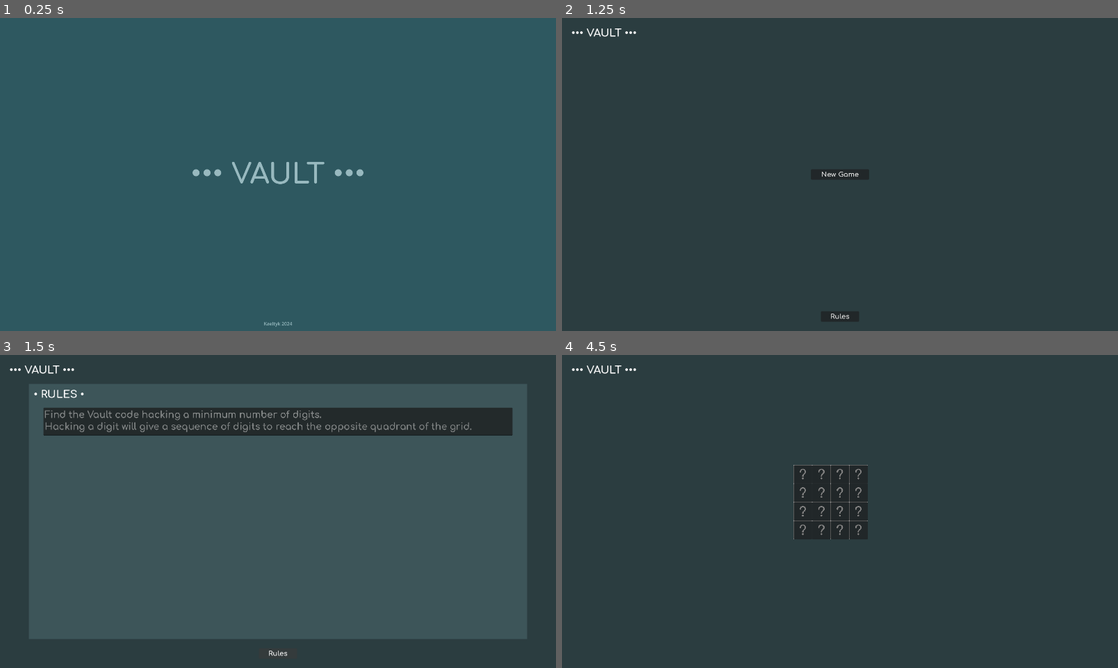
Above: before the commit, frames 1-4 (two rows, left to right).
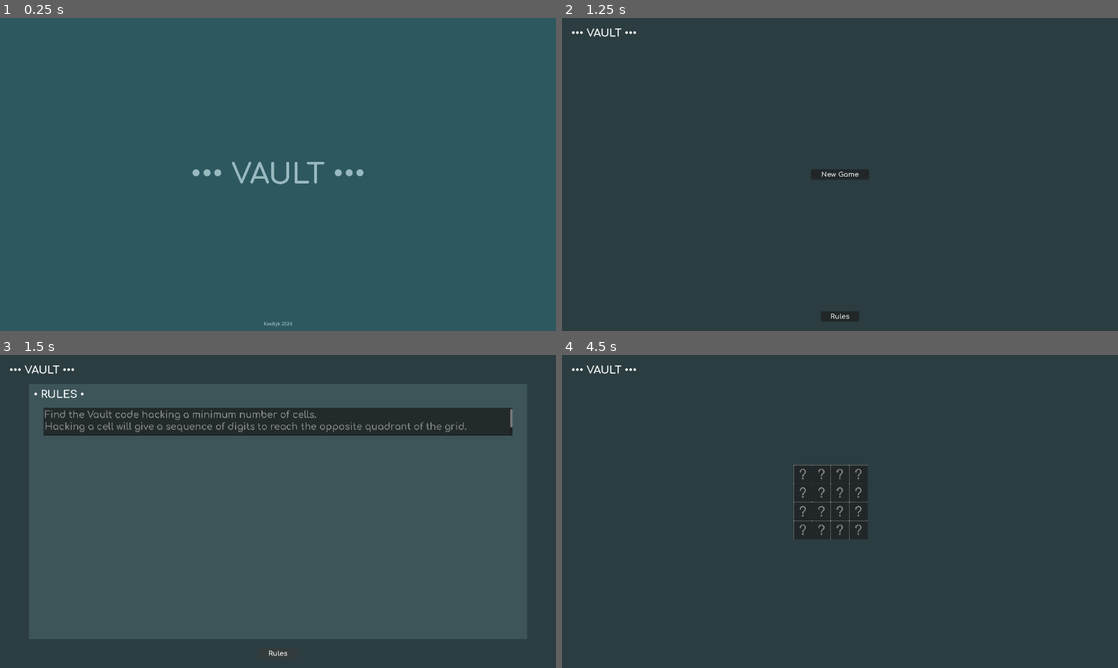
Above: after the commit, the same moments.

Repository: Kaeltyk/vault-noart
Game: Godot game, scene res://Main.tscn
Same seed, same stepped clock (60 frames per second), same inputs: the game is played once before the commit and once after it.
Inputs (mouse positions are in pixels of both pictures, inside the frame that each line leads up to):
- Up to frame 1 (0.25 s): no input
- Up to frame 2 (1.25 s): move the mouse to (962, 158) at 0.52 s; hold Keypad 8 (ui_eight) from 0.53 s (still down); click (962, 158) at 0.67 s; tap Keypad 5 (ui_five) at 0.8 s
- Up to frame 3 (1.5 s): release Keypad 8 (ui_eight) at 1.25 s; click "Rules" at 1.25 s
- Up to frame 4 (4.5 s): click "New Game" at 2 s; click "New Game" at 2.75 s; click "Rules" at 3.5 s; click "New Game" at 4.25 s

Frames 1-2 are identical in both runs. In frame 3, 0.8% of the frame differs, in the area x 18-93%, y 17-25%; in frame 4, nothing differs.

Commit message:
Clean setup (no more ignored warnings) + start on cell hack code generation

Diff:
--- a/Game.gd
+++ b/Game.gd
@@ -7,8 +7,22 @@
 @export var boardXSize:int = 4
 @export var boardYSize:int = 4
 
+class CellData:
+	var cellRef:Cell
+	var cellId:int
+	var value:int
+	var codeStr:String
+	var codeSequence:Array[int] = []
+	func _init(_cellRef:Cell, _cellId:int, _value:int) -> void:
+		self.cellRef = _cellRef
+		self.cellId = _cellId
+		self.value = _value
+		self.codeStr = ""
+
 var currentHoveredCell:Cell
-var allCells = []
+var allCellDatas:Array[CellData] = []
+#var codeValues:Array[int] = []
+#var hackedCodes:Array[String] = []
 
 # Called when the node enters the scene tree for the first time.
 #func _ready():
@@ -22,23 +36,30 @@
 func start_new_game() -> void:
 	print("Starting new game!")
 	#instantiate a grid to test
-	var xtopOffset = 1920/2.0 - 64.0 * (boardXSize/2.0 + 0.5)
-	var ytopOffset = 1080/2.0 - 64.0 * (boardYSize/2.0 + 0.5)
-	for x in range(boardXSize):
-		for y in range(boardYSize):
+	var xtopOffset:float = 1920/2.0 - 64.0 * (boardXSize/2.0 + 0.5)
+	var ytopOffset:float = 1080/2.0 - 64.0 * (boardYSize/2.0 + 0.5)
+	for x:int in range(boardXSize):
+		for y:int in range(boardYSize):
 			var newCell:Cell = m_cellScene.instantiate()
 			newCell.game = self
-			newCell.global_position = Vector2(xtopOffset + x*64,ytopOffset + y*64)
-			allCells.append(newCell)
+			newCell.global_position = Vector2(xtopOffset + x*64.0,ytopOffset + y*64.0)
+
+			var code:int = randi_range(0, 9)
+			var newCellData:CellData = CellData.new(newCell, x*boardYSize+y, code)
+
+			allCellDatas.append(newCellData)
+			print("code value for cell %s is %s" % [(x*boardYSize+y), code])
+
 			m_boardControl.add_child(newCell)
+	#var _result:int = hackedCodes.resize(allCells.size())
 
 
-func on_cell_enter(enteredCell: Cell):
+func on_cell_enter(enteredCell: Cell) -> void:
 	currentHoveredCell = enteredCell
 	#print("on_cell_enter current cell: %s" % currentHoveredCell.name)
 
 
-func on_cell_exit(exitedCell: Cell):
+func on_cell_exit(exitedCell: Cell) -> void:
 	if (exitedCell == currentHoveredCell):
 		currentHoveredCell = null
 	#if (currentHoveredCell != null):
@@ -47,7 +68,7 @@
 		#print("on_cell_exit current cell: NULL")
 
 
-func _input(event):
+func _input(event:InputEvent) -> void:
 	#print(event.as_text())
 	if (event.is_action_pressed("ui_zero")):
 		update_guess_if_possible(0)
@@ -73,9 +94,33 @@
 		reset_guess_if_possible()
 
 func update_guess_if_possible(value:int) -> void:
-		if (currentHoveredCell != null):
-			currentHoveredCell.set_guess(value)
+	if (currentHoveredCell != null):
+		currentHoveredCell.set_guess(value)
 
 func reset_guess_if_possible() -> void:
-		if (currentHoveredCell != null):
-			currentHoveredCell.resset_guess()
+	if (currentHoveredCell != null):
+		currentHoveredCell.reset_guess()
+
+func get_cell_id(cell:Cell) -> int:
+	for cellData:CellData in allCellDatas:
+		if cellData.cellRef == cell:
+			return cellData.cellId
+	assert(false, "get_cell_id fail!")
+	return -1
+
+func on_cell_hacked(hackedCell:Cell) -> void:
+	var cellId:int = get_cell_id(hackedCell)
+	var isAlreadyHacked:bool = (allCellDatas[cellId].codeStr != null && allCellDatas[cellId].codeStr != "")
+	if isAlreadyHacked:
+		print("cell %d already hacked" % cellId)
+		return
+	generate_code_for_cell(cellId)
+	hackedCell.set_hacked(allCellDatas[cellId].value)
+
+func on_cell_clicked(hackedCell:Cell) -> void:
+	pass
+
+func generate_code_for_cell(cellId:int) -> void:
+	# first get cell quadrant so we can get target quadrant
+	# then walk random path toward target & store digits for the code
+	pass
--- a/Main.tscn
+++ b/Main.tscn
@@ -254,8 +254,9 @@
 grow_horizontal = 2
 theme_override_fonts/font = ExtResource("1_ivdue")
 theme_override_font_sizes/font_size = 32
-text = "Find the Vault code hacking a minimum number of digits.
-Hacking a digit will give a sequence of digits to reach the opposite quadrant of the grid."
+text = "Find the Vault code hacking a minimum number of cells.
+Hacking a cell will give a sequence of digits to reach the opposite quadrant of the grid.
+"
 editable = false
 context_menu_enabled = false
 shortcut_keys_enabled = false
--- a/Scripts/Cell.gd
+++ b/Scripts/Cell.gd
@@ -9,7 +9,7 @@
 var game:VaultGame
 
 # Called when the node enters the scene tree for the first time.
-func _ready():
+func _ready() -> void:
 	assert(m_unsetLabel != null, "Cell missing its unset label")
 	assert(m_setLabel != null, "Cell missing its set label")
 	assert(m_guessLabel != null, "Cell missing its guess label")
@@ -18,9 +18,9 @@
 	Helpers.disable_and_hide_node(m_setLabel)
 	Helpers.disable_and_hide_node(m_guessLabel)
 	#self.connect("mouse_entered", self, "_on_mouse_entered") /!\ Godot3
-	m_button.mouse_entered.connect(_on_mouse_entered)
-	m_button.mouse_exited.connect(_on_mouse_exited)
-	m_button.gui_input.connect(_on_gui_input)
+	var _result:int = m_button.mouse_entered.connect(_on_mouse_entered)
+	_result = m_button.mouse_exited.connect(_on_mouse_exited)
+	_result = m_button.gui_input.connect(_on_gui_input)
 
 #func _gui_input(event):
 	#if event is InputEventMouseButton:
@@ -31,28 +31,39 @@
 #func _process(delta):
 #	pass
 
-func _on_gui_input(event):
+func _on_gui_input(event:InputEvent) -> void:
 	if event is InputEventMouseButton:
-		print(name+":"+event.as_text())
+		var eventMouseButton:InputEventMouseButton = event as InputEventMouseButton
+		if eventMouseButton.button_index == MOUSE_BUTTON_RIGHT and eventMouseButton.pressed:
+			game.on_cell_hacked(self)
+		if eventMouseButton.button_index == MOUSE_BUTTON_LEFT and eventMouseButton.pressed:
+			game.on_cell_clicked(self)
+			#print(name+":"+event.as_text())
 	pass
 
-func _on_mouse_entered():
+func _on_mouse_entered() -> void:
 	game.on_cell_enter(self)
 	#print("entered "+name)
 	pass
 
-func _on_mouse_exited():
+func _on_mouse_exited() -> void:
 	game.on_cell_exit(self)
 	#print("exit "+name)
 	pass
 
-func set_guess(value: int) -> void:
+func set_guess(value:int) -> void:
 	m_guessLabel.text = "%s" % value
 	Helpers.enable_and_show_node(m_guessLabel)
 	Helpers.disable_and_hide_node(m_unsetLabel)
 	Helpers.disable_and_hide_node(m_setLabel)
 
-func resset_guess() -> void:
+func reset_guess() -> void:
 	Helpers.enable_and_show_node(m_unsetLabel)
 	Helpers.disable_and_hide_node(m_setLabel)
 	Helpers.disable_and_hide_node(m_guessLabel)
+
+func set_hacked(value:int) -> void:
+	m_setLabel.text =  "%s" % value
+	Helpers.disable_and_hide_node(m_guessLabel)
+	Helpers.disable_and_hide_node(m_unsetLabel)
+	Helpers.enable_and_show_node(m_setLabel)
--- a/Scripts/Initializer.gd
+++ b/Scripts/Initializer.gd
@@ -10,7 +10,7 @@
 @onready var m_gameCanvas:CanvasLayer = $CanvasLayer_Game
 
 # Called when the node enters the scene tree for the first time.
-func _ready():
+func _ready() -> void:
 	Helpers.enable_and_show_node(m_overlayCanvas)
 	Helpers.enable_and_show_node(m_titleCanvas)
 	Helpers.disable_and_hide_node(m_backgroundCanvas)
--- a/Scripts/Menu.gd
+++ b/Scripts/Menu.gd
@@ -8,26 +8,26 @@
 var areRulesDisplayed:bool = false
 
 # Called when the node enters the scene tree for the first time.
-func _ready():
+func _ready() -> void:
 	assert(m_rulesButton != null, "Menu missing m_rulesButton")
 	assert(m_newGameButton != null, "Menu missing m_newGameButton")
 	assert(m_initializer != null, "Menu missing m_initializer")
 	assert(m_vaultGame != null, "Menu missing m_vaultGame")
-	m_rulesButton.pressed.connect(_on_rulesButton_pressed)
-	m_newGameButton.pressed.connect(_on_newGameButton_pressed)
+	var _result:int = m_rulesButton.pressed.connect(_on_rulesButton_pressed)
+	_result = m_newGameButton.pressed.connect(_on_newGameButton_pressed)
 
 
 # Called every frame. 'delta' is the elapsed time since the previous frame.
 #func _process(delta):
 	#pass
 
-func _on_rulesButton_pressed():
+func _on_rulesButton_pressed() -> void:
 	if ( areRulesDisplayed ):
 		HideRules()
 	else:
 		ShowRules()
 
-func _on_newGameButton_pressed():
+func _on_newGameButton_pressed() -> void:
 	print("New Game!")
 	Helpers.enable_and_show_node(m_vaultGame)
 	Helpers.disable_and_hide_node(m_initializer.m_menuCanvas)
--- a/Scripts/Overlay.gd
+++ b/Scripts/Overlay.gd
@@ -6,12 +6,12 @@
 var timer:float
 
 # Called when the node enters the scene tree for the first time.
-func _ready():
+func _ready() -> void:
 	assert(m_initializer != null, "Missing m_initializer on Overlay")
 	timer = maxf(m_initialTimer, 0.0)
 
 # Called every frame. 'delta' is the elapsed time since the previous frame (ms)
-func _process(delta):
+func _process(delta:float) -> void:
 	if ( timer > 0.0 ):
 		timer -= delta;
 		timer = clampf(timer, 0.0, 1.0)
--- a/Scripts/Title.gd
+++ b/Scripts/Title.gd
@@ -2,10 +2,10 @@
 
 @export var m_initializer:Initializer
 
-func _ready():
+func _ready() -> void:
 	assert(m_initializer != null, "Missing m_initializer on Title")
 
-func _input(event):
+func _input(event:InputEvent) -> void:
 	if (event is InputEventMouseButton) && (event.is_released()):
 		# print(event.as_text())
 		Helpers.enable_and_show_node(m_initializer.m_backgroundCanvas)
--- a/project.godot
+++ b/project.godot
@@ -18,6 +18,16 @@
 [autoload]
 
 Helpers="*res://Scripts/helpers.gd"
+
+[debug]
+
+gdscript/warnings/untyped_declaration=1
+gdscript/warnings/inferred_declaration=1
+gdscript/warnings/unsafe_property_access=1
+gdscript/warnings/unsafe_method_access=1
+gdscript/warnings/unsafe_cast=1
+gdscript/warnings/unsafe_call_argument=1
+gdscript/warnings/return_value_discarded=1
 
 [display]
 
